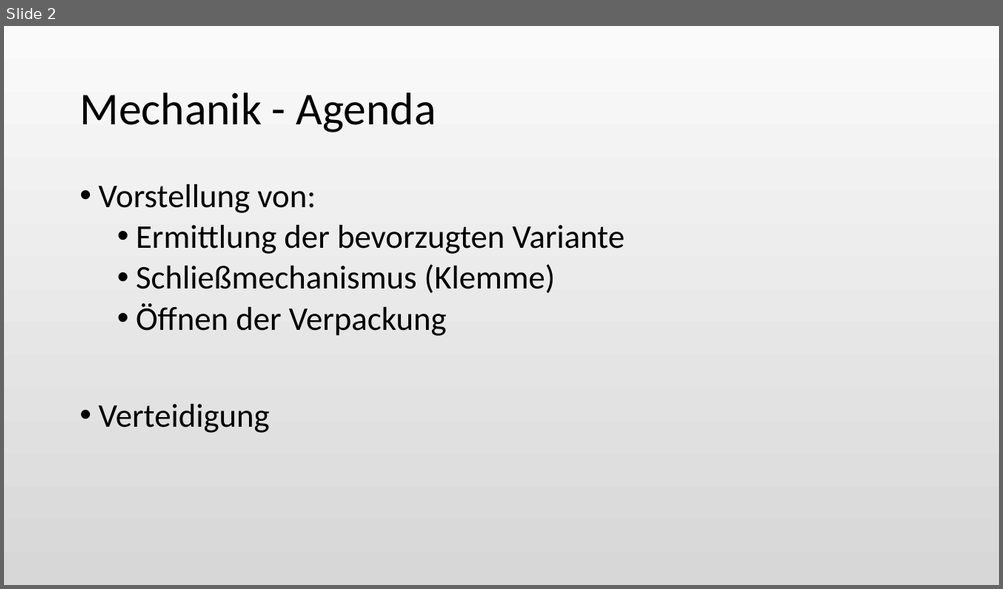
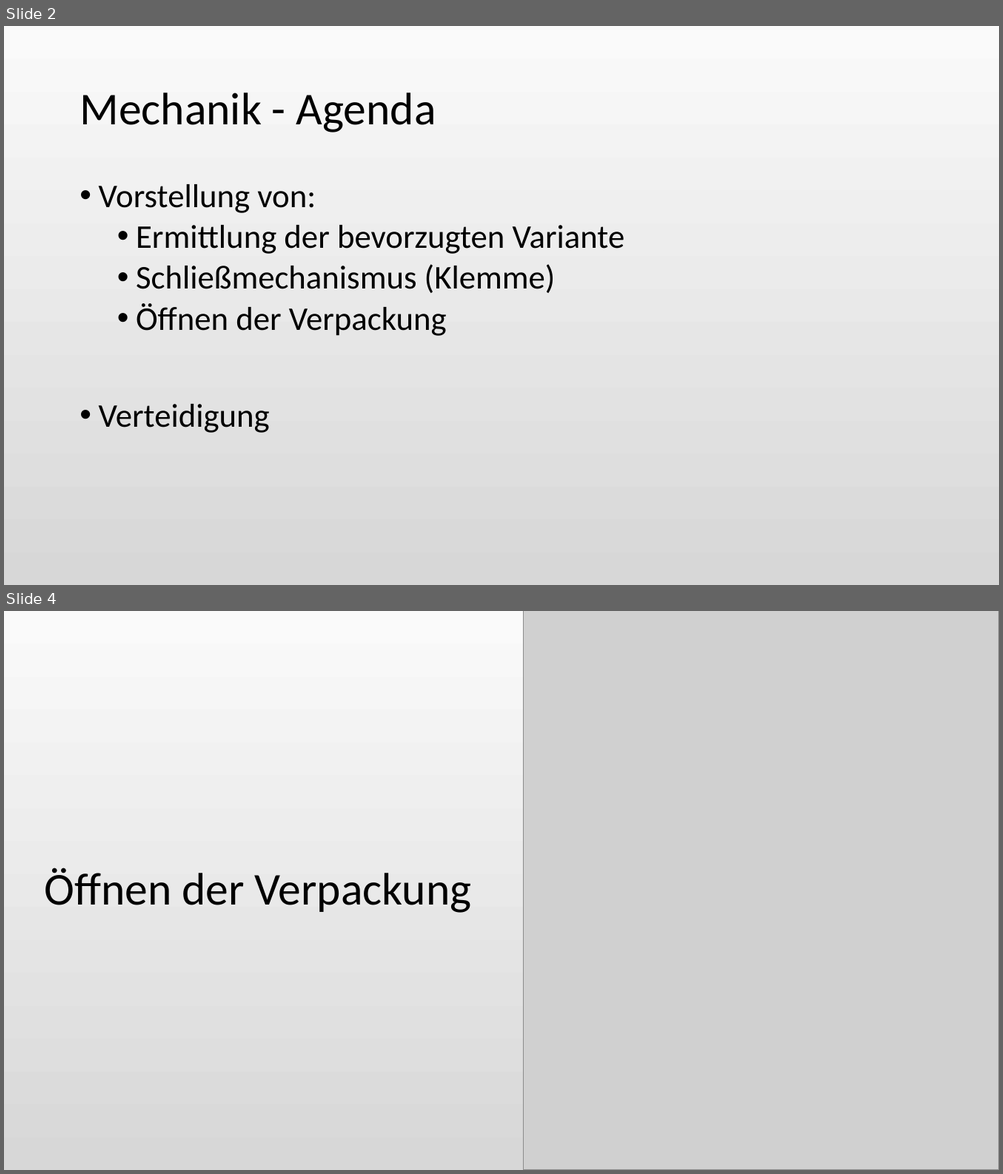
Before and after one commit to Katzenfuetterungsanlage/fuettr_prototype, a slide deck: Diplomarbeit/Powerpoint/Pichler.odp. Shown one above the other, each under a label of ours: slide 2 before the commit, slides 2 and 4 after it; the slides between them are not shown. The pictures are 1003x589 and 1003x1174 pixels, drawn with LibreOffice and Linux fonts; fonts in the diff are those of the drawing; grey boxes stand for pictures. Boxes give left, top, right and bottom in pixels: in the first picture for what was removed or moved away, otherwise in the second. Text is boxed around its words. In the diff, an @@ line names an element or a change of style, - is before the commit and + after.

```diff
--- a/Diplomarbeit/Powerpoint/Pichler.odp
+++ b/Diplomarbeit/Powerpoint/Pichler.odp
@@ slide 4 added at box(4, 611, 999, 1170), background gradient #FAFAFA to #D7D7D7 @@
@@ picture added at box(523, 611, 999, 1170) @@
@@ title added at box(45, 868, 472, 913), 44 pt, text #000000 @@
+Öffnen der Verpackung
```
Also in this commit, not shown: 3 other slides added, 1 slide removed.
